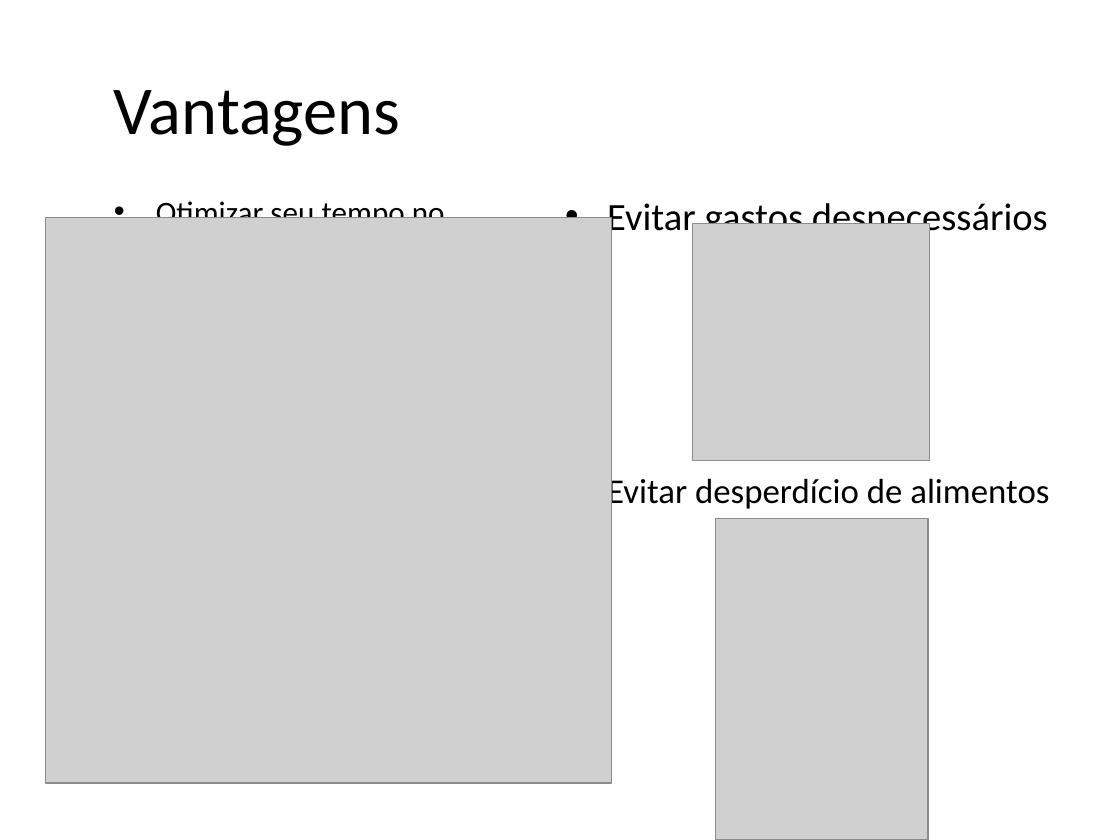
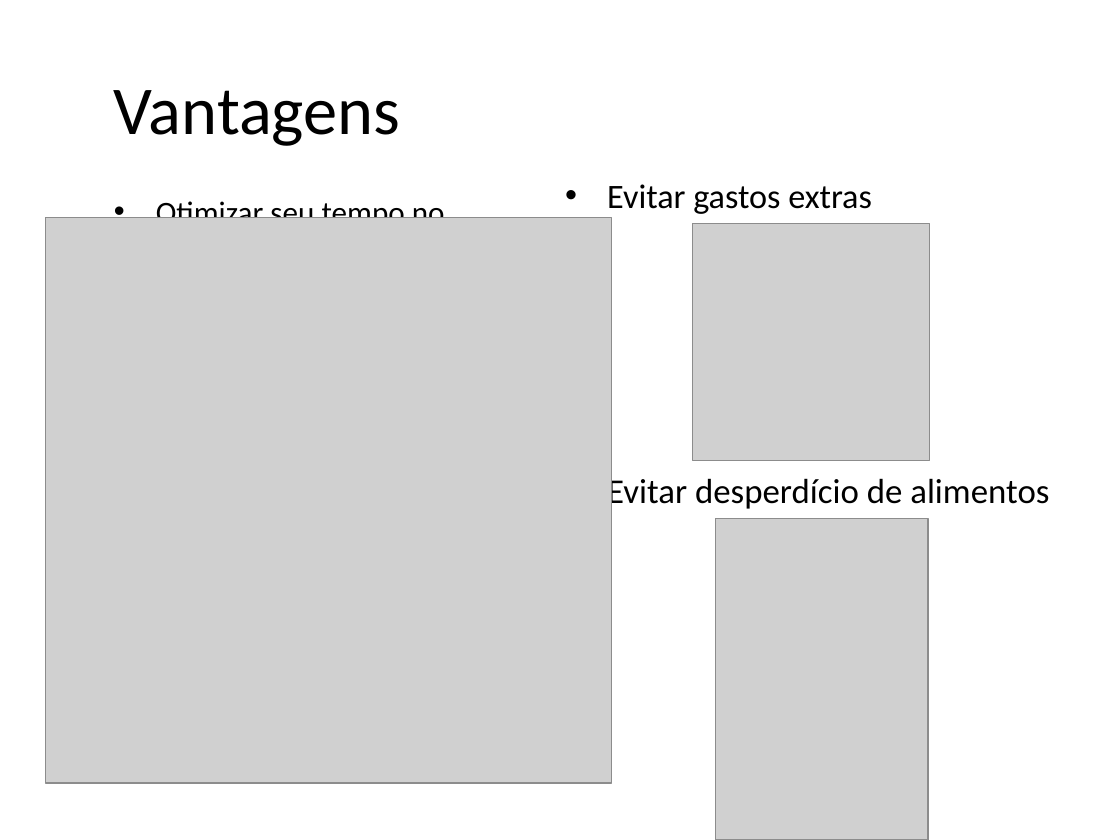
Before and after one commit to ramos1gabriel/tcc-uva, a slide deck: slide 5 of apresentacao_M1/TCC.pptx. Drawn at 1120x840 pixels with LibreOffice and Linux fonts; fonts in the diff are those of the drawing; grey boxes stand for pictures; background and template pictures are left out. Boxes give left, top, right and bottom in pixels: in the first picture for what was removed or moved away, otherwise in the second. Text is boxed around its words. In the diff, an @@ line names an element or a change of style, - is before the commit and + after.

```diff
--- a/apresentacao_M1/TCC.pptx
+++ b/apresentacao_M1/TCC.pptx
@@ text at bbox=[607, 184, 872, 214]: text changed; size 24.8 to 22 pt @@
-• Evitar gastos desnecessários
+• Evitar gastos extras
```
Also in this commit, not shown: 1 other slide changed, 2 other files.
